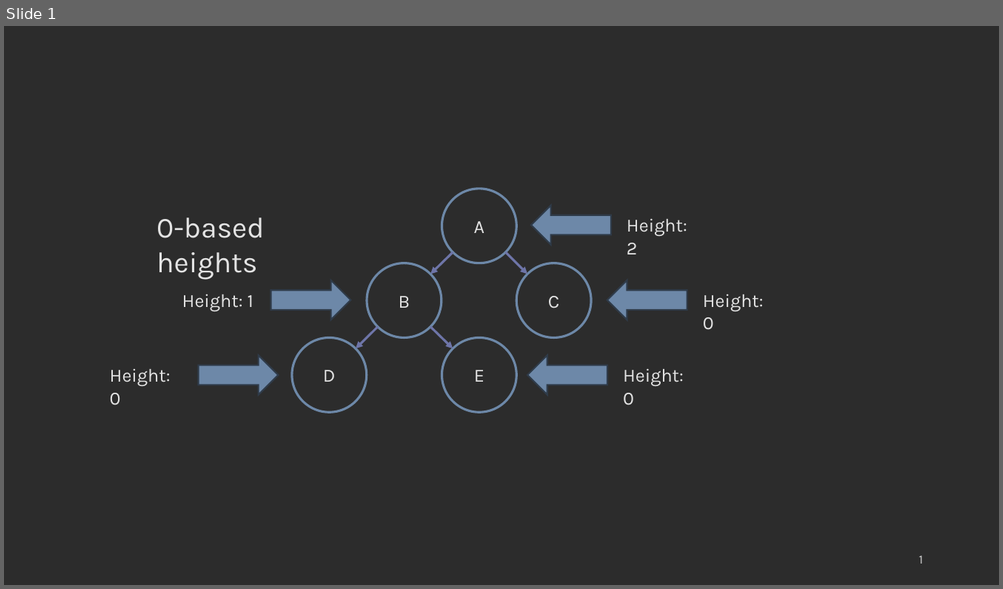
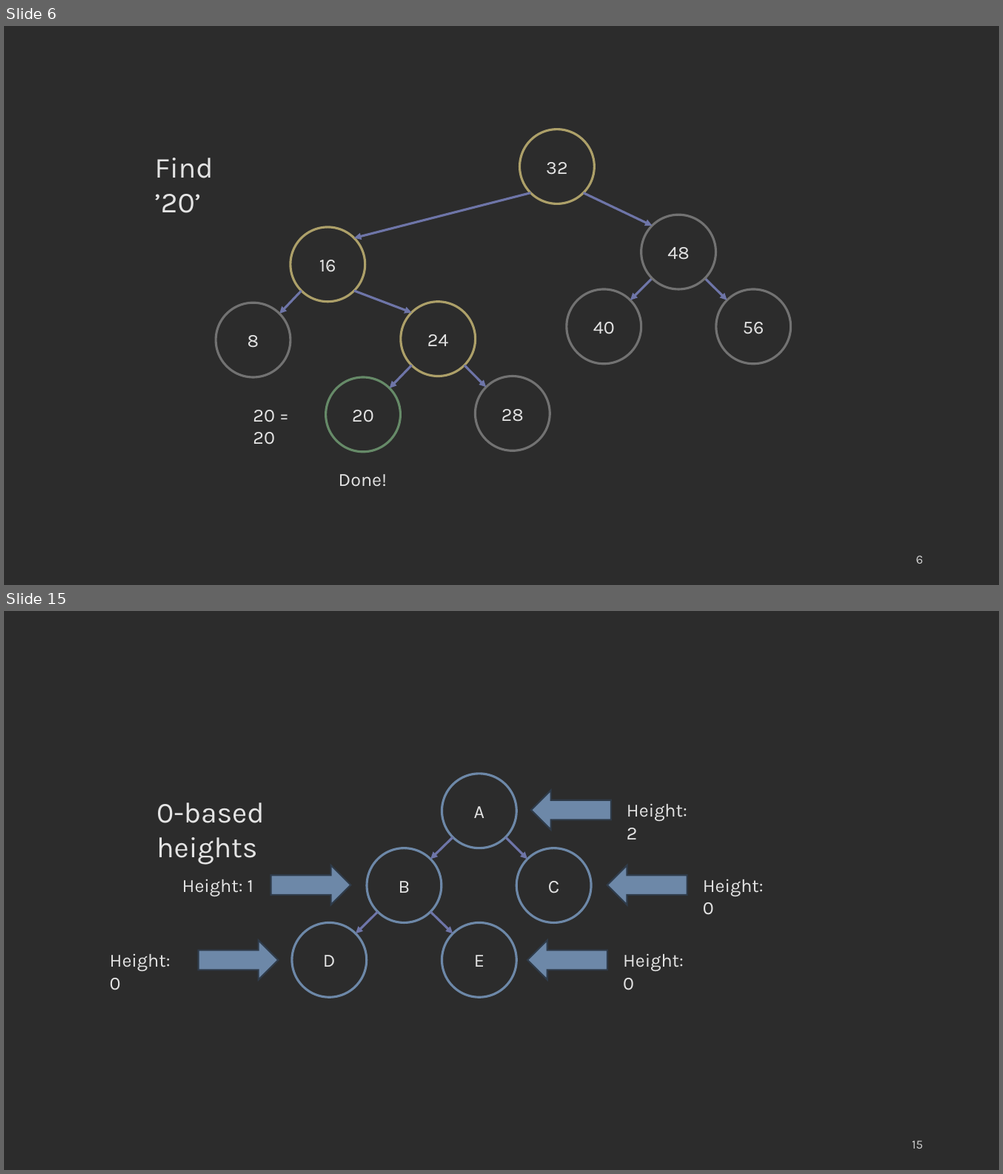
Before and after one commit to COP3530/edugator-content, a slide deck: trees/trees/images-ppt.pptx. Shown one above the other, each under a label of ours: slide 1 before the commit, slides 6 and 15 after it; the slides between them are not shown. The pictures are 1003x589 and 1003x1174 pixels, drawn with LibreOffice and Linux fonts; fonts in the diff are those of the drawing. Boxes give left, top, right and bottom in pixels: in the first picture for what was removed or moved away, otherwise in the second. Text is boxed around its words. In the diff, an @@ line names an element or a change of style, - is before the commit and + after.

```diff
--- a/trees/trees/images-ppt.pptx
+++ b/trees/trees/images-ppt.pptx
@@ slide 6 added at <box>4,26,999,585</box>, background #2C2C2C @@
@@ ellipse added at <box>520,130,595,204</box>, outline #ADA069 2.25 pt, 18 pt, text #E4E4E4 @@
+32
@@ text added at <box>155,158,213,213</box>, 28 pt, text #E4E4E4 @@
+Find ’20’
@@ arrow added from (531, 193) to (354, 238), #6E75A8 2.25 pt @@
@@ arrow added from (583, 193) to (652, 226), #6E75A8 2.25 pt @@
@@ ellipse added at <box>641,215,716,289</box>, outline #727272 2.25 pt, 18 pt, text #E4E4E4 @@
+48
@@ ellipse added at <box>290,227,365,302</box>, outline #ADA069 2.25 pt, 18 pt, text #E4E4E4 @@
+16
@@ arrow added from (301, 291) to (279, 314), #6E75A8 2.25 pt @@
@@ arrow added from (354, 291) to (412, 312), #6E75A8 2.25 pt @@
@@ ellipse added at <box>566,289,641,364</box>, outline #727272 2.25 pt, 18 pt, text #E4E4E4 @@
+40
@@ arrow added from (652, 279) to (630, 301), #6E75A8 2.25 pt @@
@@ arrow added from (705, 279) to (727, 301), #6E75A8 2.25 pt @@
@@ ellipse added at <box>716,289,791,364</box>, outline #727272 2.25 pt, 18 pt, text #E4E4E4 @@
+56
@@ ellipse added at <box>216,303,290,378</box>, outline #727272 2.25 pt, 18 pt, text #E4E4E4 @@
+8
@@ ellipse added at <box>401,302,475,377</box>, outline #ADA069 2.25 pt, 18 pt, text #E4E4E4 @@
+24
@@ ellipse added at <box>326,378,400,452</box>, outline #668A68 2.25 pt, 18 pt, text #E4E4E4 @@
+20
@@ arrow added from (412, 366) to (390, 389), #6E75A8 2.25 pt @@
@@ arrow added from (464, 366) to (486, 387), #6E75A8 2.25 pt @@
@@ ellipse added at <box>475,377,549,452</box>, outline #727272 2.25 pt, 18 pt, text #E4E4E4 @@
+28
@@ text added at <box>253,410,275,445</box>, 18 pt, text #E4E4E4 @@
+20 = 20
@@ text added at <box>338,474,387,487</box>, 18 pt, text #E4E4E4 @@
+Done!
@@ page number added at <box>916,556,923,564</box>, 12 pt, text #D1D1D1 @@
+6
@@ what was slide 1 is now slide 15 @@
@@ page number at <box>911,1141,922,1149</box>: text changed @@
-1
+15
```
Also in this commit, not shown: 13 other slides added, 11 other files.
